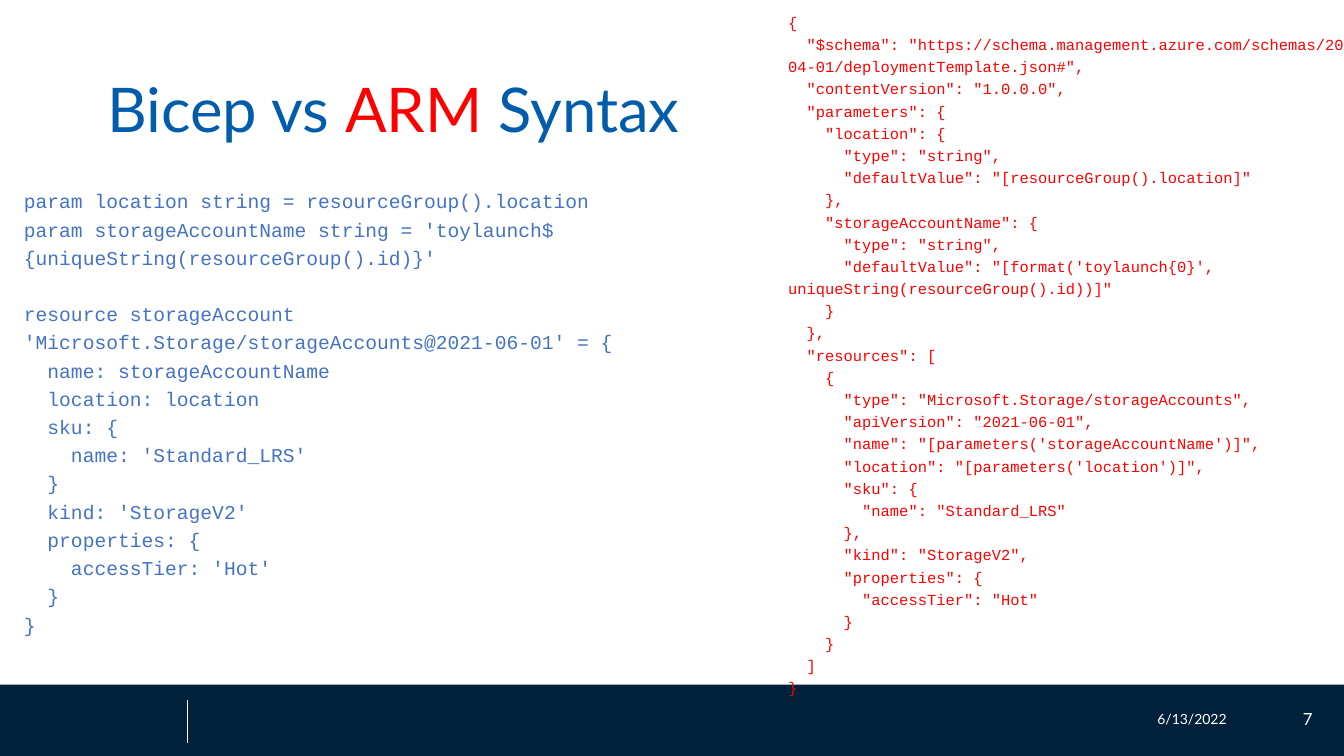
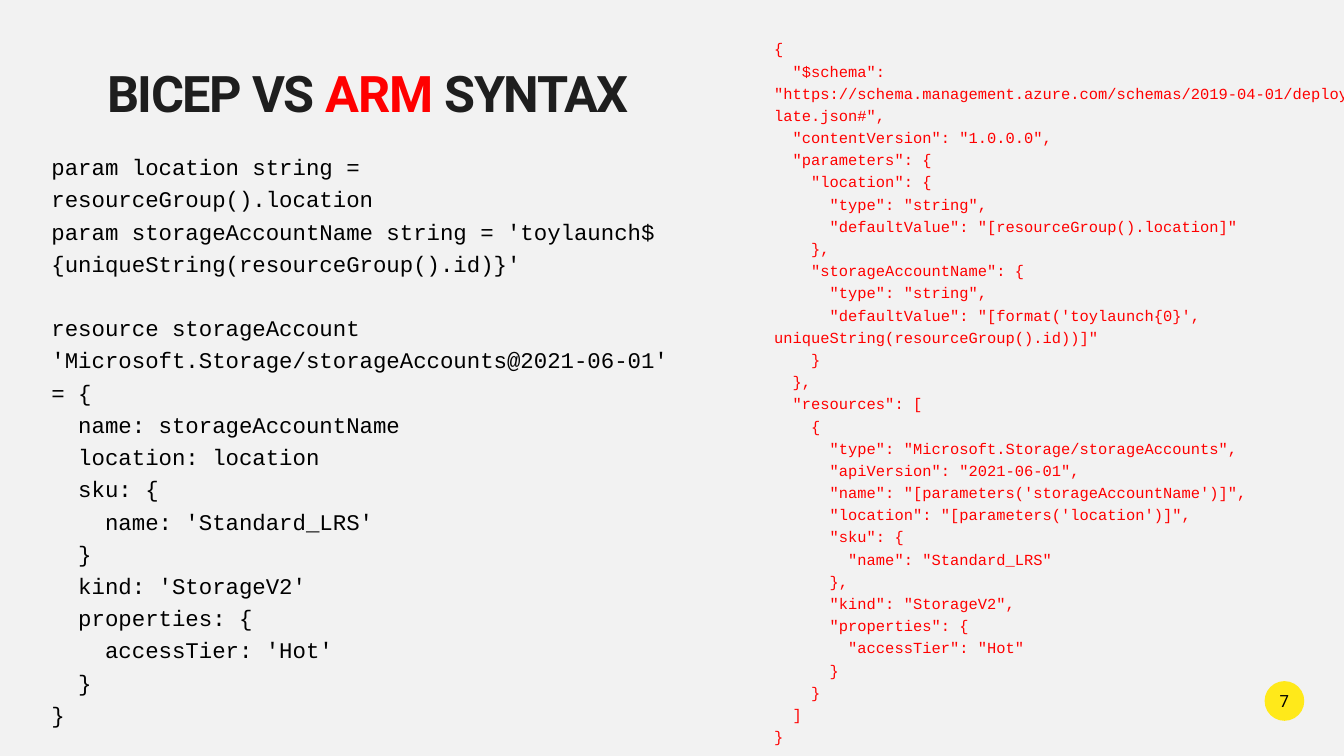
Before and after one commit to ZMon3y/bicepRBAC, a slide deck: slide 7 of bicepRBAC.pptx. Drawn at 1344x756 pixels with LibreOffice and Linux fonts; fonts in the diff are those of the drawing; background and template pictures are left out. Boxes give left, top, right and bottom in pixels: in the first picture for what was removed or moved away, otherwise in the second. Text is boxed around its words. In the diff, an @@ line names an element or a change of style, - is before the commit and + after.

```diff
--- a/bicepRBAC.pptx
+++ b/bicepRBAC.pptx
@@ background #FFFFFF to #F2F2F2 @@
@@ text "{" rewrapped from bbox=[788, 39, 1344, 605] to bbox=[774, 66, 1344, 653] @@
@@ text "BICEP VS ARM SYNTAX" at bbox=[107, 75, 628, 113]: vertical alignment middle to top @@
@@ text at bbox=[107, 75, 628, 113]: text changed; size 44 to 36 pt; font Lato to Roboto; text colour #015DAB to #1E1E1E; bold on @@
-Bicep vs ARM Syntax
+BICEP VS ARM SYNTAX
@@ text "param location string = resourceGroup().location": place and size @@
-text "param location string = resourceGroup().location" at bbox=[24, 195, 588, 575]
+text "param location string = resourceGroup().location" at bbox=[51, 159, 667, 659]
@@ text "param location string = resourceGroup().location" at bbox=[51, 159, 667, 659]: size 14 to 16 pt, text colour #4472C4 to #000000 @@
@@ rectangle removed at bbox=[0, 685, 1344, 756] @@
@@ page number added at bbox=[1265, 682, 1305, 721], fill #FFE91A, 12 pt, text #000000 @@
+7
@@ line removed from (188, 701) to (188, 743) @@
@@ text removed at bbox=[1157, 713, 1226, 725] @@
-6/13/2022
@@ page number removed at bbox=[1303, 713, 1313, 725] @@
-7
```
Also in this commit, not shown: 9 other slides changed, 1 slide added, 1 slide removed, 2 other files.
